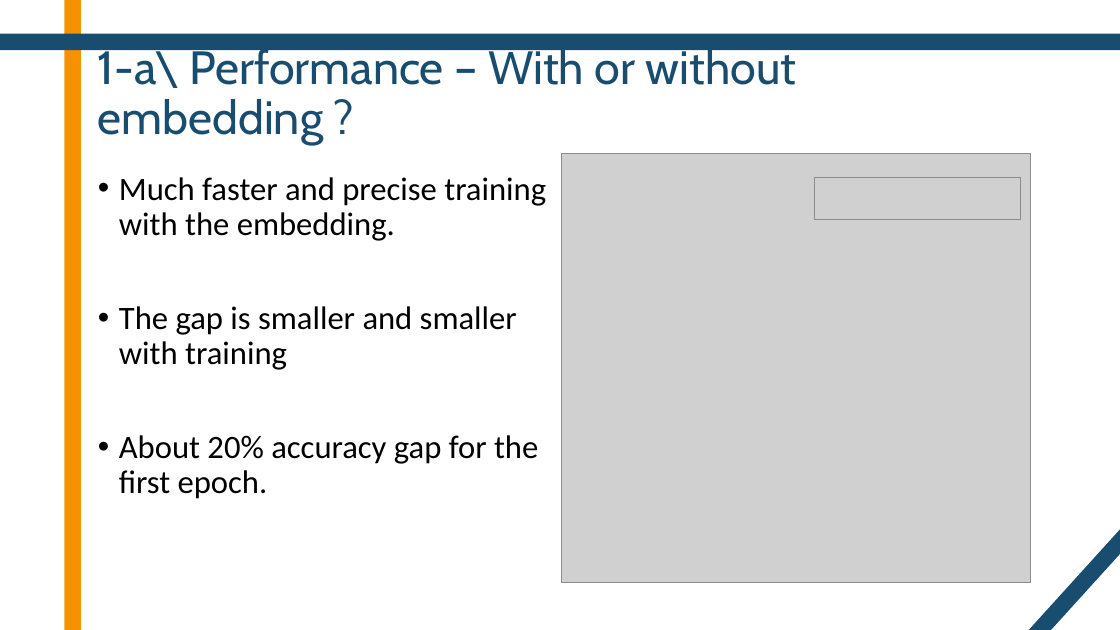
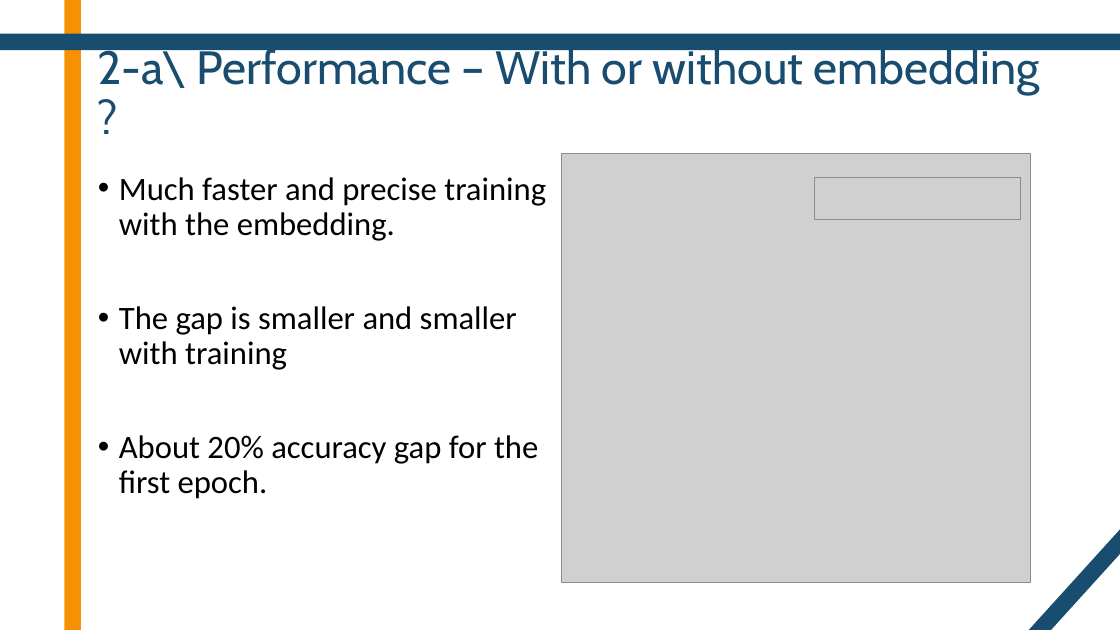
Before and after one commit to DentanJeremie/MAP583-Graph-Transformers, a slide deck: slide 7 of presentation/Presentation.pptx (slide 4 before the commit). Drawn at 1120x630 pixels with LibreOffice and Linux fonts; fonts in the diff are those of the drawing; grey boxes stand for pictures. Boxes give left, top, right and bottom in pixels: in the first picture for what was removed or moved away, otherwise in the second. Text is boxed around its words. In the diff, an @@ line names an element or a change of style, - is before the commit and + after.

```diff
--- a/presentation/Presentation.pptx
+++ b/presentation/Presentation.pptx
@@ title at (98,44,1039,95): text changed @@
-1-a\ Performance – With or without embedding ?
+2-a\ Performance – With or without embedding ?
```
Also in this commit, not shown: 8 other slides changed, 2 other files.
